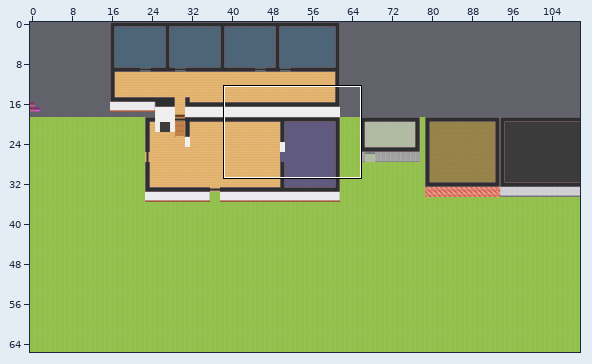
One commit to this Tiled map (JSON): maps/map.tmj. Above, an overview of the earlier version with the close-up marked.
Close-up. Before the commit:
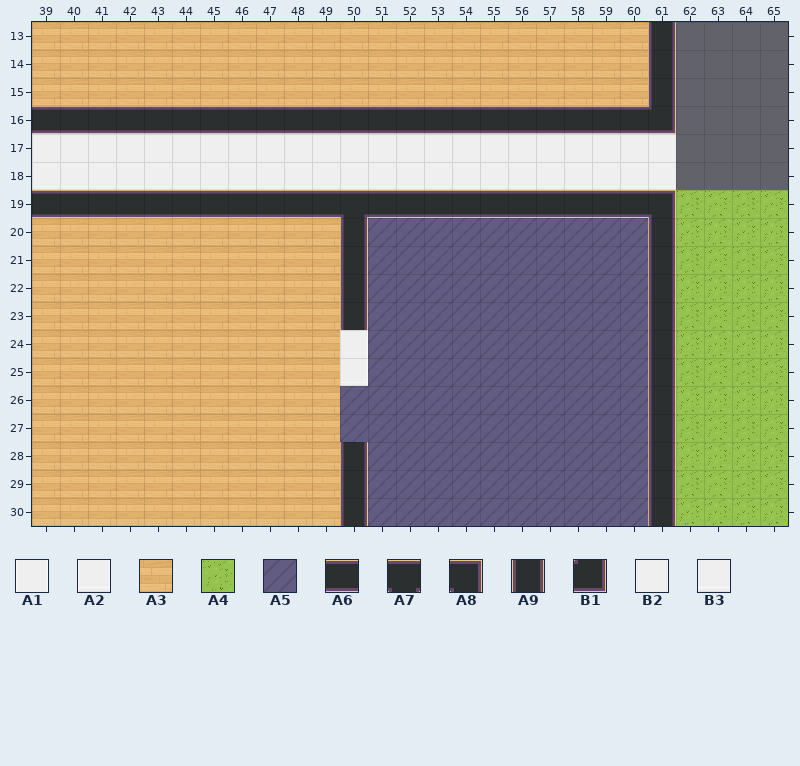
Cells are 32x32 px. Shown: x 39..65, y 13..30. The commit also changed other parts of the map, which this record leaves out.
Key: from "Chunk 1": A1 4, A2 6, A3 7, A4 8, A5 10, A6 26, A7 27, A8 28, A9 29, B1 40, B2 43, B3 46.
__ is an empty cell, ## one hidden under a higher layer.
Layers that did not change in this view are not listed.
Layer "floor/floor" before, first column x 39:
13 A3 A3 A3 A3 A3 A3 A3 A3 A3 A3 A3 A3 A3 A3 A3 A3 A3 A3 A3 A3 A3 A3 __ __ __ __ __
14 A3 A3 A3 A3 A3 A3 A3 A3 A3 A3 A3 A3 A3 A3 A3 A3 A3 A3 A3 A3 A3 A3 __ __ __ __ __
15 A3 A3 A3 A3 A3 A3 A3 A3 A3 A3 A3 A3 A3 A3 A3 A3 A3 A3 A3 A3 A3 A3 __ __ __ __ __
16 __ __ __ __ __ __ __ __ __ __ __ __ __ __ __ __ __ __ __ __ __ __ __ __ __ __ __
17 __ __ __ __ __ __ __ __ __ __ __ __ __ __ __ __ __ __ __ __ __ __ __ __ __ __ __
18 __ __ __ __ __ __ __ __ __ __ __ __ __ __ __ __ __ __ __ __ __ __ __ __ __ __ __
19 __ __ __ __ __ __ __ __ __ __ __ __ __ __ __ __ __ __ __ __ __ __ __ A4 A4 A4 A4
20 A3 A3 A3 A3 A3 A3 A3 A3 A3 A3 A3 ## A5 A5 A5 A5 A5 A5 A5 A5 A5 A5 ## A4 A4 A4 A4
21 A3 A3 A3 A3 A3 A3 A3 A3 A3 A3 A3 ## A5 A5 A5 A5 A5 A5 A5 A5 A5 A5 ## A4 A4 A4 A4
22 A3 A3 A3 A3 A3 A3 A3 A3 A3 A3 A3 ## A5 A5 A5 A5 A5 A5 A5 A5 A5 A5 ## A4 A4 A4 A4
23 A3 A3 A3 A3 A3 A3 A3 A3 A3 A3 A3 ## A5 A5 A5 A5 A5 A5 A5 A5 A5 A5 ## A4 A4 A4 A4
24 A3 A3 A3 A3 A3 A3 A3 A3 A3 A3 A3 ## A5 A5 A5 A5 A5 A5 A5 A5 A5 A5 ## A4 A4 A4 A4
Layer "walls/walls" before, first column x 39:
13 __ __ __ __ __ __ __ __ __ __ __ __ __ __ __ __ __ __ __ __ __ __ A9 __ __ __ __
14 __ __ __ __ __ __ __ __ __ __ __ __ __ __ __ __ __ __ __ __ __ __ A9 __ __ __ __
15 __ __ __ __ __ __ __ __ __ __ __ __ __ __ __ __ __ __ __ __ __ __ A9 __ __ __ __
16 A6 A6 A6 A6 A6 A6 A6 A6 A6 A6 A6 A6 A6 A6 A6 A6 A6 A6 A6 A6 A6 A6 B1 __ __ __ __
17 B2 B2 B2 B2 B2 B2 B2 B2 B2 B2 B2 B2 B2 B2 B2 B2 B2 B2 B2 B2 B2 B2 B2 __ __ __ __
18 B3 B3 B3 B3 B3 B3 B3 B3 B3 B3 B3 B3 B3 B3 B3 B3 B3 B3 B3 B3 B3 B3 B3 __ __ __ __
19 A6 A6 A6 A6 A6 A6 A6 A6 A6 A6 A6 A7 A6 A6 A6 A6 A6 A6 A6 A6 A6 A6 A8 __ __ __ __
20 __ __ __ __ __ __ __ __ __ __ __ A9 __ __ __ __ __ __ __ __ __ __ A9 __ __ __ __
21 __ __ __ __ __ __ __ __ __ __ __ A9 __ __ __ __ __ __ __ __ __ __ A9 __ __ __ __
22 __ __ __ __ __ __ __ __ __ __ __ A9 __ __ __ __ __ __ __ __ __ __ A9 __ __ __ __
23 __ __ __ __ __ __ __ __ __ __ __ A9 __ __ __ __ __ __ __ __ __ __ A9 __ __ __ __
24 __ __ __ __ __ __ __ __ __ __ __ A1 __ __ __ __ __ __ __ __ __ __ A9 __ __ __ __
25 __ __ __ __ __ __ __ __ __ __ __ A2 __ __ __ __ __ __ __ __ __ __ A9 __ __ __ __
26 __ __ __ __ __ __ __ __ __ __ __ __ __ __ __ __ __ __ __ __ __ __ A9 __ __ __ __
27 __ __ __ __ __ __ __ __ __ __ __ __ __ __ __ __ __ __ __ __ __ __ A9 __ __ __ __
28 __ __ __ __ __ __ __ __ __ __ __ A9 __ __ __ __ __ __ __ __ __ __ A9 __ __ __ __
After the commit:
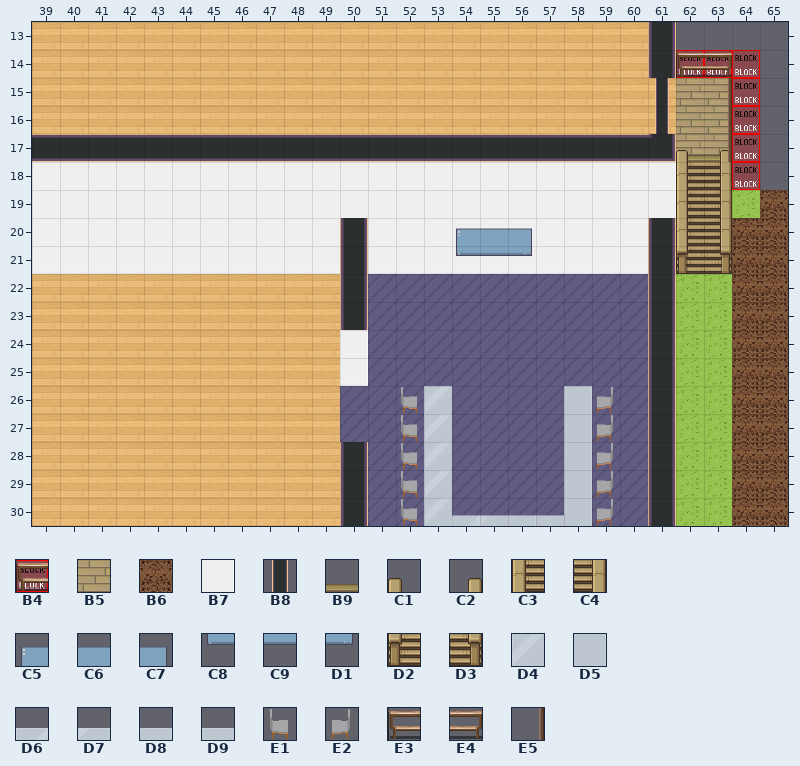
Further tiles: from "Chunk 1": B4 3, B5 11, B6 38, B7 68, B8 77, B9 107, C1 160, C2 161, C3 162, C4 163, C5 165, C6 166, C7 167, C8 171, C9 172, D1 173, D2 174, D3 175, D4 202, D5 203, D6 208, D7 209, D8 210, D9 211, E1 226, E2 229, E3 240, E4 241, E5 242.
See-through tiles are keyed as they look on the map.
The edit:
{"where": "layer \"special/collisions\""}
{"y":14,"x":62,"old":"__ __ __","new":"B4 B4 B4"}
{"y":15,"x":64,"old":"__","new":"B4"}
{"y":16,"x":64,"old":"__","new":"B4"}
{"y":17,"x":64,"old":"__","new":"B4"}
{"y":18,"x":64,"old":"__","new":"B4"}
{"where": "layer \"floor/floor\""}
{"y":15,"x":61,"old":"__ __ __","new":"A3 B5 B5"}
{"y":16,"x":39,"old":"__ __ __ __ __ __ __ __ __ __ __ __ __ __ __ __ __ __ __ __ __ __ __ __ __","new":"A3 A3 A3 A3 A3 A3 A3 A3 A3 A3 A3 A3 A3 A3 A3 A3 A3 A3 A3 A3 A3 A3 A3 B5 B5"}
{"y":17,"x":62,"old":"__ __","new":"B5 B5"}
{"where": "layer \"floor/aboveFloor\""}
{"y":19,"x":65,"old":"__","new":"B6"}
{"y":20,"x":64,"old":"__ __","new":"B6 B6"}
{"y":21,"x":64,"old":"__ __","new":"B6 B6"}
{"y":22,"x":64,"old":"__ __","new":"B6 B6"}
{"y":23,"x":64,"old":"__ __","new":"B6 B6"}
{"y":24,"x":64,"old":"__ __","new":"B6 B6"}
{"y":25,"x":64,"old":"__ __","new":"B6 B6"}
{"y":26,"x":64,"old":"__ __","new":"B6 B6"}
{"y":27,"x":64,"old":"__ __","new":"B6 B6"}
{"y":28,"x":64,"old":"__ __","new":"B6 B6"}
{"y":29,"x":64,"old":"__ __","new":"B6 B6"}
{"y":30,"x":64,"old":"__ __","new":"B6 B6"}
{"where": "layer \"walls/walls\""}
{"y":15,"x":61,"old":"A9","new":"B8"}
{"y":16,"x":39,"old":"A6 A6 A6 A6 A6 A6 A6 A6 A6 A6 A6 A6 A6 A6 A6 A6 A6 A6 A6 A6 A6 A6 B1","new":"__ __ __ __ __ __ __ __ __ __ __ __ __ __ __ __ __ __ __ __ __ __ B8"}
{"y":17,"x":39,"old":"B2 B2 B2 B2 B2 B2 B2 B2 B2 B2 B2 B2 B2 B2 B2 B2 B2 B2 B2 B2 B2 B2 B2","new":"A6 A6 A6 A6 A6 A6 A6 A6 A6 A6 A6 A6 A6 A6 A6 A6 A6 A6 A6 A6 A6 A6 B1"}
{"y":19,"x":39,"old":"A6 A6 A6 A6 A6 A6 A6 A6 A6 A6 A6 A7 A6 A6 A6 A6 A6 A6 A6 A6 A6 A6 A8","new":"B2 B2 B2 B2 B2 B2 B2 B2 B2 B2 B2 B2 B2 B2 B2 B2 B2 B2 B2 B2 B2 B2 B7"}
{"y":20,"x":39,"old":"__ __ __ __ __ __ __ __ __ __ __","new":"B2 B2 B2 B2 B2 B2 B2 B2 B2 B2 B2"}
{"y":20,"x":51,"old":"__ __ __ __ __ __ __ __ __ __","new":"B2 B2 B2 B2 B2 B2 B2 B2 B2 B2"}
{"y":21,"x":39,"old":"__ __ __ __ __ __ __ __ __ __ __","new":"B3 B3 B3 B3 B3 B3 B3 B3 B3 B3 B3"}
{"y":21,"x":51,"old":"__ __ __ __ __ __ __ __ __ __","new":"B3 B3 B3 B3 B3 B3 B3 B3 B3 B3"}
{"where": "layer \"furniture/belowFurniture\""}
{"y":17,"x":62,"old":"__ __","new":"B9 B9"}
{"where": "layer \"furniture/furniture\""}
{"y":17,"x":62,"old":"__ __","new":"C1 C2"}
{"y":18,"x":62,"old":"__ __","new":"C3 C4"}
{"y":19,"x":62,"old":"__ __","new":"C3 C4"}
{"y":20,"x":54,"old":"__ __ __","new":"C5 C6 C7"}
{"y":20,"x":62,"old":"__ __","new":"C3 C4"}
{"y":21,"x":54,"old":"__ __ __","new":"C8 C9 D1"}
{"y":21,"x":62,"old":"__ __","new":"D2 D3"}
{"y":26,"x":53,"old":"__","new":"D4"}
{"y":26,"x":58,"old":"__","new":"D5"}
{"y":27,"x":53,"old":"__","new":"D4"}
{"y":27,"x":58,"old":"__","new":"D5"}
{"y":28,"x":53,"old":"__","new":"D4"}
{"y":28,"x":58,"old":"__","new":"D5"}
{"y":29,"x":53,"old":"__","new":"D4"}
{"y":29,"x":58,"old":"__","new":"D5"}
{"y":30,"x":53,"old":"__ __ __ __ __ __","new":"D4 D6 D7 D8 D9 D5"}
{"where": "layer \"furniture/aboveFurniture\""}
{"y":14,"x":62,"old":"__ __","new":"E3 E4"}
{"y":15,"x":63,"old":"__","new":"E5"}
{"y":16,"x":63,"old":"__","new":"E5"}
{"y":17,"x":63,"old":"__","new":"E5"}
{"y":26,"x":52,"old":"__","new":"E1"}
{"y":26,"x":59,"old":"__","new":"E2"}
{"y":27,"x":52,"old":"__","new":"E1"}
{"y":27,"x":59,"old":"__","new":"E2"}
{"y":28,"x":52,"old":"__","new":"E1"}
{"y":28,"x":59,"old":"__","new":"E2"}
{"y":29,"x":52,"old":"__","new":"E1"}
{"y":29,"x":59,"old":"__","new":"E2"}
{"y":30,"x":52,"old":"__","new":"E1"}
{"y":30,"x":59,"old":"__","new":"E2"}
{"label":"changed","picture_box":[32,50,788,526]}
